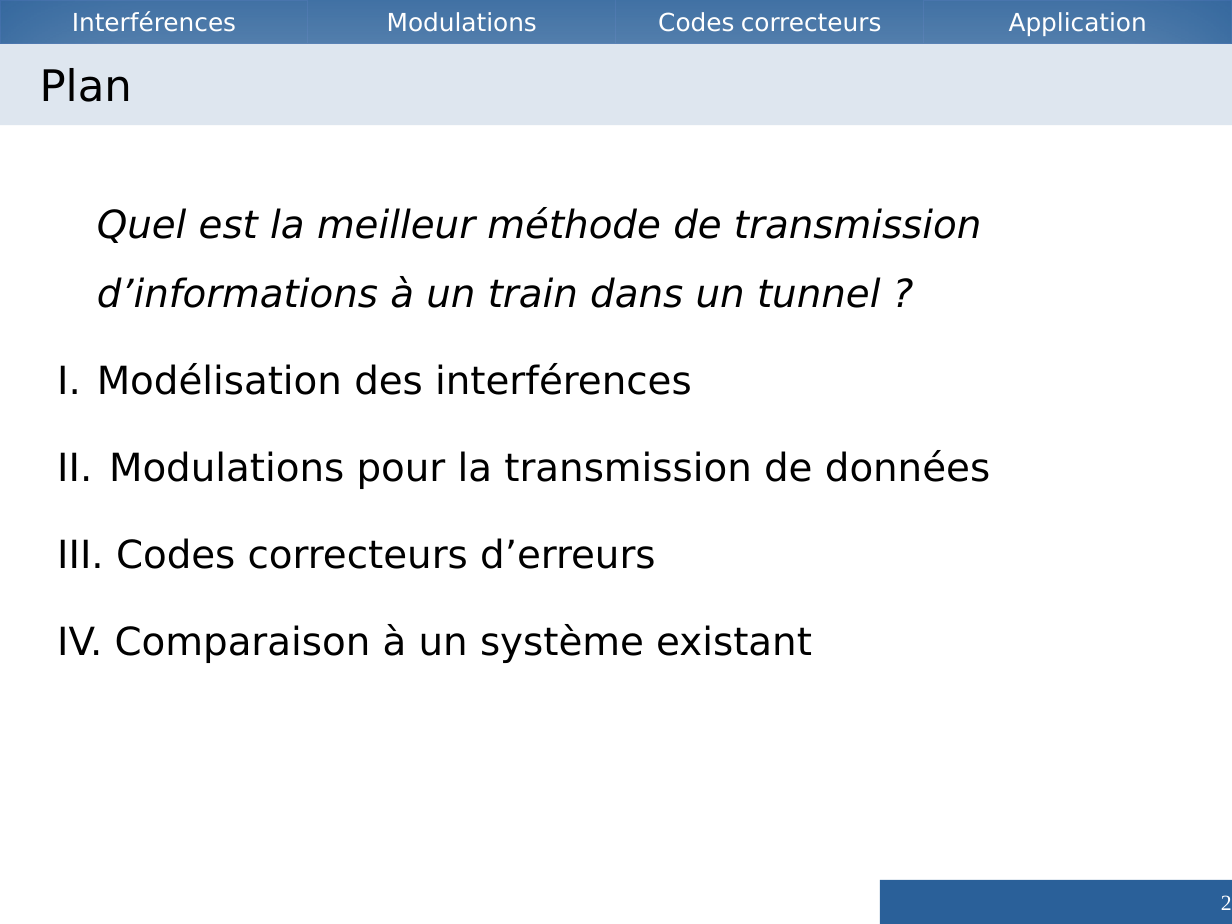
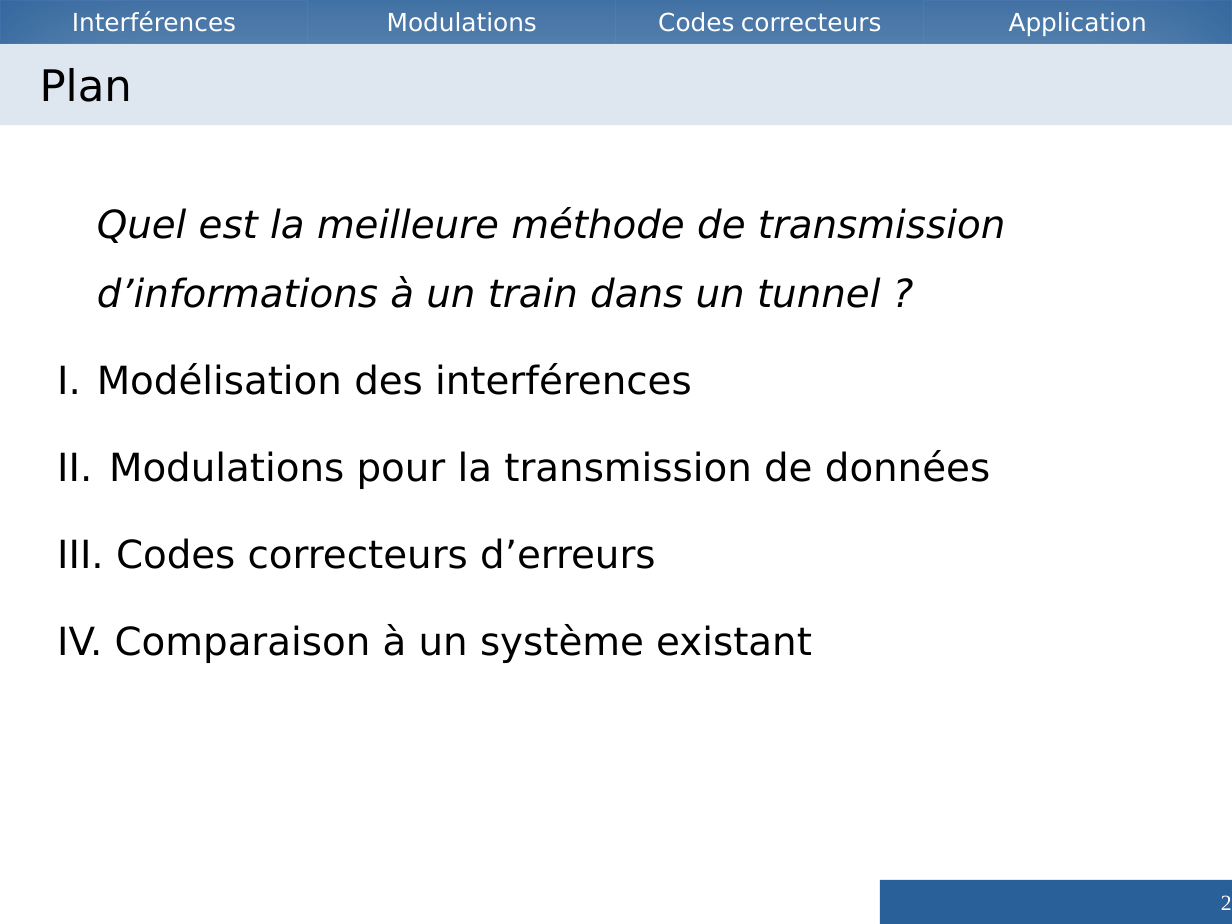
Before and after one commit to Vzrod/tipe, a slide deck: slide 2 of TIPE - Copie.odp. Drawn at 1232x924 pixels with LibreOffice and Linux fonts; fonts in the diff are those of the drawing. Boxes give left, top, right and bottom in pixels: in the first picture for what was removed or moved away, otherwise in the second. Text is boxed around its words. In the diff, an @@ line names an element or a change of style, - is before the commit and + after.

```diff
--- a/TIPE - Copie.odp
+++ b/TIPE - Copie.odp
@@ text at (97, 207, 1005, 308): text changed @@
-Quel est la meilleur méthode de transmission d’informations à un train dans un tunnel ?
+Quel est la meilleure méthode de transmission d’informations à un train dans un tunnel ?
```
Also in this commit, not shown: 18 other slides changed, 1 slide removed, 5 other files.
